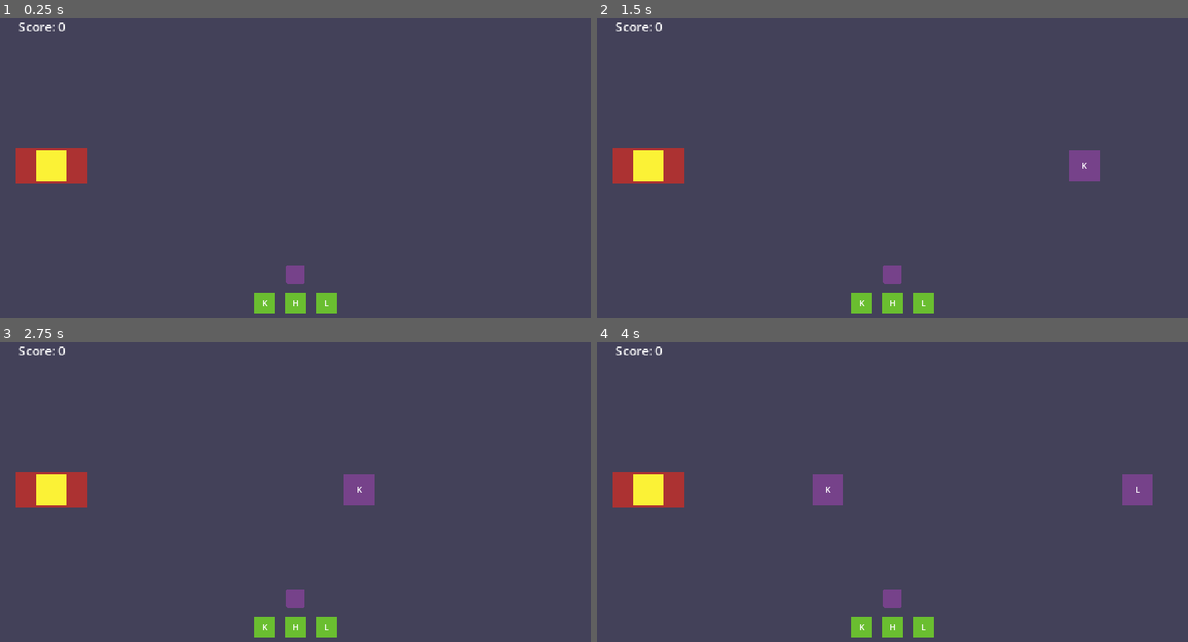
Above: before the commit, frames 1-4 (two rows, left to right).
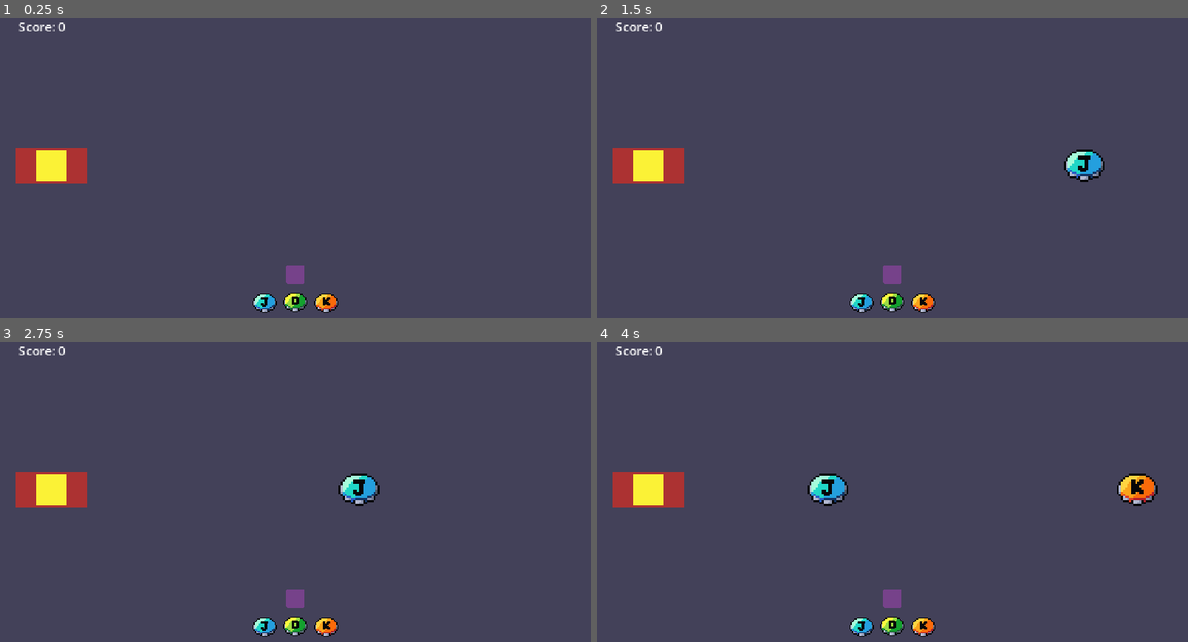
Above: after the commit, the same moments.

Repository: Yuri-amaralsantos/gameRitmo
Game: Godot game, scene res://Scenes/scene_test/scene_test.tscn
The game is run twice, just before and just after one commit, with the same random seed, the same clock (stepped at 60 frames per second) and the same inputs.
Inputs:
- Up to frame 1 (0.25 s): no input
- Up to frame 2 (1.5 s): tap Space (Combo) at 0.6 s; tap D (KeyNote1, bound only after the commit) at 1.35 s
- Up to frame 3 (2.75 s): tap H (KeyNote1, bound only before the commit) at 2.1 s
- Up to frame 4 (4 s): tap F (KeyNote2, bound only after the commit) at 2.85 s; tap J (KeyNote2, bound only before the commit) at 3.6 s

The runs differ from the first frame. In frame 1, 0.8% of the frame differs, in the area x 42-58%, y 91-99%; in frame 2, 1.4%; in frame 3, 1.4%; in frame 4, 2.0%, in the area x 35-95%, y 43-99%.

Commit message:
Ajustes de tecla e Uns sprites

Diff:
--- a/Scenes/internote/internote_1.tscn
+++ b/Scenes/internote/internote_1.tscn
@@ -1,9 +1,18 @@
-[gd_scene load_steps=2 format=3 uid="uid://c8pws0ipa3kdv"]
+[gd_scene load_steps=3 format=3 uid="uid://c8pws0ipa3kdv"]
 
 [ext_resource type="PackedScene" uid="uid://boqc3dbjcxfju" path="res://Scenes/internote/internote.tscn" id="1_tu08l"]
+[ext_resource type="Texture2D" uid="uid://dxqdcf4q3xrvw" path="res://Assets/note_container/batidas.png" id="2_4qnf7"]
 
 [node name="Internote1" groups=["Intenote", "Internote1"] instance=ExtResource("1_tu08l")]
 internote_number = 1
 
+[node name="Note" parent="." index="0"]
+position = Vector2(-0.5, -1.75)
+scale = Vector2(0.3, 0.3)
+texture = ExtResource("2_4qnf7")
+vframes = 4
+frame = 2
+
 [node name="Label" parent="." index="2" groups=["Intenote", "Internote1"]]
-text = "H"
+visible = false
+text = "D"
--- a/Scenes/internote/internote_2.tscn
+++ b/Scenes/internote/internote_2.tscn
@@ -1,9 +1,17 @@
-[gd_scene load_steps=2 format=3 uid="uid://cp8unmty3cnui"]
+[gd_scene load_steps=3 format=3 uid="uid://cp8unmty3cnui"]
 
 [ext_resource type="PackedScene" uid="uid://boqc3dbjcxfju" path="res://Scenes/internote/internote.tscn" id="1_tlalk"]
+[ext_resource type="Texture2D" uid="uid://dxqdcf4q3xrvw" path="res://Assets/note_container/batidas.png" id="2_ygdp1"]
 
 [node name="Internote2" groups=["Intenote", "Internote2"] instance=ExtResource("1_tlalk")]
 internote_number = 2
 
+[node name="Note" parent="." index="0"]
+scale = Vector2(0.3, 0.3)
+texture = ExtResource("2_ygdp1")
+vframes = 4
+frame = 3
+
 [node name="Label" parent="." index="2" groups=["Intenote", "Internote2"]]
-text = "J"
+visible = false
+text = "F"
--- a/Scenes/internote/internote_3.tscn
+++ b/Scenes/internote/internote_3.tscn
@@ -1,9 +1,16 @@
-[gd_scene load_steps=2 format=3 uid="uid://bawyban8qs0sb"]
+[gd_scene load_steps=3 format=3 uid="uid://bawyban8qs0sb"]
 
 [ext_resource type="PackedScene" uid="uid://boqc3dbjcxfju" path="res://Scenes/internote/internote.tscn" id="1_30311"]
+[ext_resource type="Texture2D" uid="uid://dxqdcf4q3xrvw" path="res://Assets/note_container/batidas.png" id="2_tbagx"]
 
 [node name="Internote3" groups=["Intenote", "Internote3"] instance=ExtResource("1_30311")]
 internote_number = 3
 
+[node name="Note" parent="." index="0"]
+scale = Vector2(0.3, 0.3)
+texture = ExtResource("2_tbagx")
+vframes = 4
+
 [node name="Label" parent="." index="2" groups=["Intenote", "Internote3"]]
-text = "K"
+visible = false
+text = "J"
--- a/Scenes/internote/internote_4.tscn
+++ b/Scenes/internote/internote_4.tscn
@@ -1,9 +1,17 @@
-[gd_scene load_steps=2 format=3 uid="uid://dsvu2rj5ctpeh"]
+[gd_scene load_steps=3 format=3 uid="uid://dsvu2rj5ctpeh"]
 
 [ext_resource type="PackedScene" uid="uid://boqc3dbjcxfju" path="res://Scenes/internote/internote.tscn" id="1_dqk24"]
+[ext_resource type="Texture2D" uid="uid://dxqdcf4q3xrvw" path="res://Assets/note_container/batidas.png" id="2_ryd0w"]
 
 [node name="Internote4" groups=["Intenote", "Internote4"] instance=ExtResource("1_dqk24")]
 internote_number = 4
 
+[node name="Note" parent="." index="0"]
+scale = Vector2(0.3, 0.3)
+texture = ExtResource("2_ryd0w")
+vframes = 4
+frame = 1
+
 [node name="Label" parent="." index="2" groups=["Intenote", "Internote4"]]
-text = "L"
+visible = false
+text = "K"
--- a/Scenes/note/note_1.tscn
+++ b/Scenes/note/note_1.tscn
@@ -1,8 +1,16 @@
-[gd_scene load_steps=2 format=3 uid="uid://0hvf3eslwli"]
+[gd_scene load_steps=3 format=3 uid="uid://0hvf3eslwli"]
 
 [ext_resource type="PackedScene" uid="uid://xdv0ws6i2gxw" path="res://Scenes/note/note.tscn" id="1_5arln"]
+[ext_resource type="Texture2D" uid="uid://dxqdcf4q3xrvw" path="res://Assets/note_container/batidas.png" id="2_1hnvg"]
 
 [node name="Note1" groups=["KeyNote", "KeyNote1"] instance=ExtResource("1_5arln")]
 
+[node name="Note" parent="." index="0"]
+scale = Vector2(0.5, 0.5)
+texture = ExtResource("2_1hnvg")
+vframes = 4
+frame = 2
+
 [node name="Label" parent="." index="2"]
-text = "H"
+visible = false
+text = "D"
--- a/Scenes/note/note_2.tscn
+++ b/Scenes/note/note_2.tscn
@@ -1,8 +1,16 @@
-[gd_scene load_steps=2 format=3 uid="uid://bjtk88xtvkqrj"]
+[gd_scene load_steps=3 format=3 uid="uid://bjtk88xtvkqrj"]
 
 [ext_resource type="PackedScene" uid="uid://xdv0ws6i2gxw" path="res://Scenes/note/note.tscn" id="1_rufc6"]
+[ext_resource type="Texture2D" uid="uid://dxqdcf4q3xrvw" path="res://Assets/note_container/batidas.png" id="2_p20ja"]
 
 [node name="Note2" groups=["KeyNote", "KeyNote2"] instance=ExtResource("1_rufc6")]
 
+[node name="Note" parent="." index="0"]
+scale = Vector2(0.5, 0.5)
+texture = ExtResource("2_p20ja")
+vframes = 4
+frame = 3
+
 [node name="Label" parent="." index="2"]
-text = "J"
+visible = false
+text = "F"
--- a/Scenes/note/note_3.tscn
+++ b/Scenes/note/note_3.tscn
@@ -1,8 +1,15 @@
-[gd_scene load_steps=2 format=3 uid="uid://bpw2jlj4yv53r"]
+[gd_scene load_steps=3 format=3 uid="uid://bpw2jlj4yv53r"]
 
 [ext_resource type="PackedScene" uid="uid://xdv0ws6i2gxw" path="res://Scenes/note/note.tscn" id="1_kefb3"]
+[ext_resource type="Texture2D" uid="uid://dxqdcf4q3xrvw" path="res://Assets/note_container/batidas.png" id="2_3qgsl"]
 
 [node name="Note3" groups=["KeyNote", "KeyNote3"] instance=ExtResource("1_kefb3")]
 
+[node name="Note" parent="." index="0"]
+scale = Vector2(0.5, 0.5)
+texture = ExtResource("2_3qgsl")
+vframes = 4
+
 [node name="Label" parent="." index="2"]
-text = "K"
+visible = false
+text = "J"
--- a/Scenes/note/note_4.tscn
+++ b/Scenes/note/note_4.tscn
@@ -1,8 +1,16 @@
-[gd_scene load_steps=2 format=3 uid="uid://fpbv7phakx60"]
+[gd_scene load_steps=3 format=3 uid="uid://fpbv7phakx60"]
 
 [ext_resource type="PackedScene" uid="uid://xdv0ws6i2gxw" path="res://Scenes/note/note.tscn" id="1_b0ixx"]
+[ext_resource type="Texture2D" uid="uid://dxqdcf4q3xrvw" path="res://Assets/note_container/batidas.png" id="2_mo573"]
 
 [node name="Note4" groups=["KeyNote", "KeyNote4"] instance=ExtResource("1_b0ixx")]
 
+[node name="Note" parent="." index="0"]
+scale = Vector2(0.5, 0.5)
+texture = ExtResource("2_mo573")
+vframes = 4
+frame = 1
+
 [node name="Label" parent="." index="2"]
-text = "L"
+visible = false
+text = "K"
--- a/project.godot
+++ b/project.godot
@@ -71,22 +71,22 @@
 
 KeyNote1={
 "deadzone": 0.5,
-"events": [Object(InputEventKey,"resource_local_to_scene":fa …(140 unchanged characters)… d":false,"keycode":0,"physical_keycode":72,"key_label":0,"unicode":104,"location":0,"echo":false,"script":null)
+"events": [Object(InputEventKey,"resource_local_to_scene":fa …(140 unchanged characters)… d":false,"keycode":0,"physical_keycode":68,"key_label":0,"unicode":100,"location":0,"echo":false,"script":null)
 ]
 }
 KeyNote2={
 "deadzone": 0.5,
-"events": [Object(InputEventKey,"resource_local_to_scene":fa …(141 unchanged characters)… ":false,"keycode":0,"physical_keycode":74,"key_label":0,"unicode":106,"location":0,"echo":false,"script":null)
+"events": [Object(InputEventKey,"resource_local_to_scene":fa …(141 unchanged characters)… ":false,"keycode":0,"physical_keycode":70,"key_label":0,"unicode":102,"location":0,"echo":false,"script":null)
 ]
 }
 KeyNote3={
 "deadzone": 0.5,
-"events": [Object(InputEventKey,"resource_local_to_scene":fa …(141 unchanged characters)… ":false,"keycode":0,"physical_keycode":75,"key_label":0,"unicode":107,"location":0,"echo":false,"script":null)
+"events": [Object(InputEventKey,"resource_local_to_scene":fa …(141 unchanged characters)… ":false,"keycode":0,"physical_keycode":74,"key_label":0,"unicode":106,"location":0,"echo":false,"script":null)
 ]
 }
 KeyNote4={
 "deadzone": 0.5,
-"events": [Object(InputEventKey,"resource_local_to_scene":fa …(141 unchanged characters)… ":false,"keycode":0,"physical_keycode":76,"key_label":0,"unicode":108,"location":0,"echo":false,"script":null)
+"events": [Object(InputEventKey,"resource_local_to_scene":fa …(141 unchanged characters)… ":false,"keycode":0,"physical_keycode":75,"key_label":0,"unicode":107,"location":0,"echo":false,"script":null)
 ]
 }
 Combo={
Binary file added: Assets/note_container/batidas.png
Not shown, added: Assets/note_container/batidas.png.import
